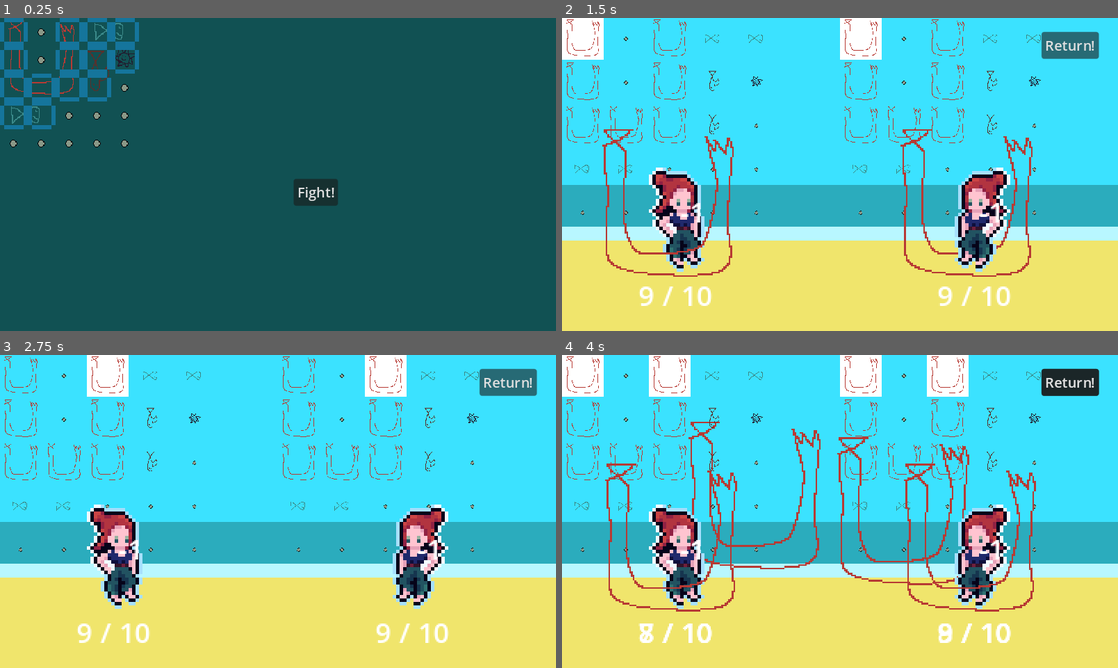
Above: before the commit, frames 1-4 (two rows, left to right).
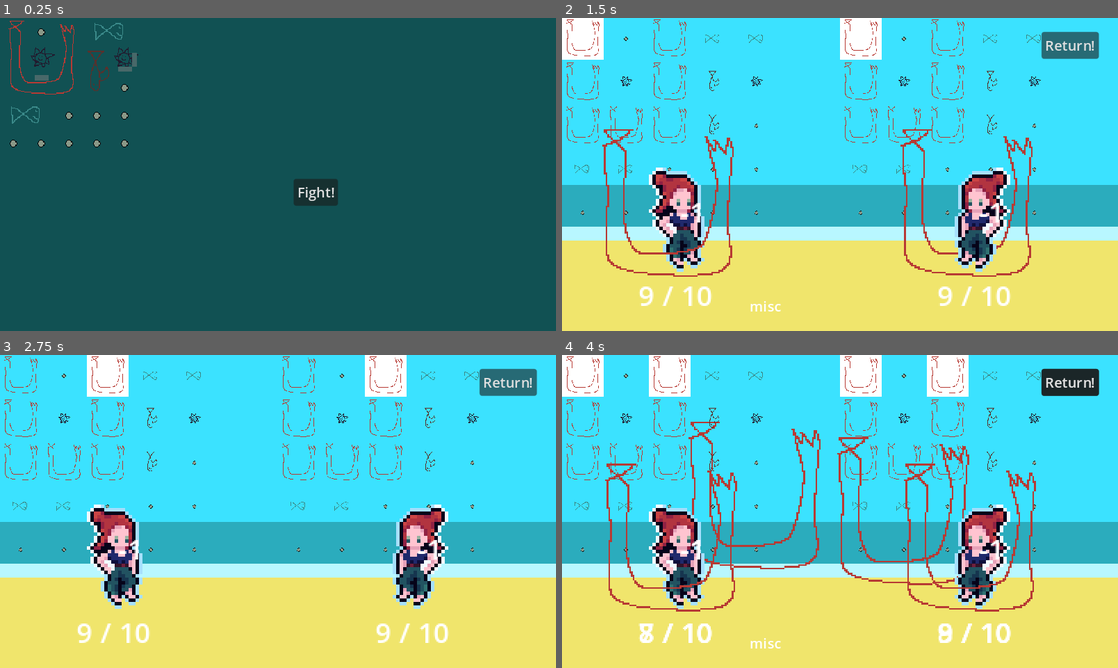
Above: after the commit, the same moments.

Repository: sandsq/fishfashionfight
Game: Godot game, scene res://inventory/inventory_container.tscn
Two runs of this game, one before a commit and one after it. Both use one fixed random seed, a clock stepped at 60 frames per second and the inputs below.
Inputs (mouse positions are in pixels of both pictures, inside the frame that each line leads up to):
- Up to frame 1 (0.25 s): no input
- Up to frame 2 (1.5 s): click "Fight!" at 0.5 s; click "Fight!" at 1.25 s
- Up to frame 3 (2.75 s): click "Fight!" at 2 s
- Up to frame 4 (4 s): move the mouse to (962, 495) at 2.77 s; tap Space (attack) at 2.85, 3.6 s; move the mouse to (728, 527) at 3.52 s

The runs differ from the first frame. In frame 1, 2.8% of the frame differs, in the area x 0-25%, y 0-36%; in frame 2, 0.1%; in frame 3, less than 0.1%; in frame 4, 0.1%.

Commit message:
Make shader correctly indicate if synergy is active and allow multiple synergies attached to the same fish part.

Diff:
--- a/battle.gd
+++ b/battle.gd
@@ -14,6 +14,7 @@
 @onready var enemy_inventory_display = $EnemyInventoryDisplay
 @onready var player = $Player
 @onready var enemy = $Enemy
+@onready var info_label = $InfoLabel
 
 # Called when the node enters the scene tree for the first time.
 func _ready():
@@ -54,15 +55,21 @@
 		indicator.global_position = \
 				display.get_child(current_fish_ind).global_position
 		if fish_part != null:
-			fish_part.process_received_synergy_data()
+			var synergies_activated = fish_part.process_received_synergy_data()
+			for s in synergies_activated:
+				if s != {}:
+					info_label.text += str(s)
+
 			await character.draw_weapon(fish_part)
 			await character.attack(opponent.global_position + Vector2(50, 50))
 			character.weapon.texture = null
 		else:
 			character.weapon.texture = null
+			info_label.text = ""
 		await get_tree().create_timer(
 				character.character_stats.attack_speed).timeout
 		current_fish_ind += 1
+
 
 
 
--- a/battle.tscn
+++ b/battle.tscn
@@ -79,6 +79,13 @@
 offset_bottom = 47.0
 text = "Return!"
 
+[node name="InfoLabel" type="Label" parent="."]
+offset_left = 216.0
+offset_top = 320.0
+offset_right = 256.0
+offset_bottom = 343.0
+text = "misc"
+
 [connection signal="pressed" from="Button" to="." method="_on_button_pressed"]
 
 [editable path="Enemy"]
--- a/fish/fish_part.gd
+++ b/fish/fish_part.gd
@@ -7,7 +7,8 @@
 var texture: Texture
 var adjacent_parts: Array = [null, null, null, null] ## north east south west
 var adjacent_synergies_to_provide: Array = [null, null, null, null]
-var received_synergy_data = {}
+## if something is in index 0, the fish giving it that synergy gave it from the north
+var received_synergy_data = [{}, {}, {}, {}]
 
 
 func perform_fish_part_action():
@@ -28,14 +29,16 @@
 func clear_received_synergy_data():
 	received_synergy_data = {}
 
-func set_received_synergy_data(new_received_synergy_data):
-	print("updated synergy data with %s" % new_received_synergy_data)
-	received_synergy_data = new_received_synergy_data
+func set_received_synergy_data(new_received_synergy_data, i):
+	print("updated synergy data with %s at %s" % [new_received_synergy_data, i])
+	received_synergy_data[i] = new_received_synergy_data
 
 func process_received_synergy_data():
 	#print("synergy data is %s" % received_synergy_data)
-	if received_synergy_data.has("damage_boost"):
-		damage = damage * received_synergy_data.damage_boost
+	for single_synergy_data in received_synergy_data:
+		if single_synergy_data.has("damage_boost"):
+			damage = damage * single_synergy_data.damage_boost
+	return received_synergy_data
 
 func set_adjacent_synergy_to_provide(data, ind):
 	if adjacent_parts[ind] != null:
--- a/global_utils.gd
+++ b/global_utils.gd
@@ -6,7 +6,8 @@
 static var INVENTORY_COLS = 5
 static var INVENTORY_SIZE = INVENTORY_ROWS * INVENTORY_COLS
 static var Synergy = preload("res://synergy.tscn")
-
+static var inactive_synergy_color = Plane(0.5, 0.5, 0.5, 0.5)
+static var active_synergy_color = Plane(0.2, 0.8, 0.6, 0.5)
 
 static func grid_to_index(grid_pos: Vector2) -> int:
 	var i = grid_pos.y * INVENTORY_ROWS + grid_pos.x
--- a/inventory/edge_highlight.gdshader
+++ b/inventory/edge_highlight.gdshader
@@ -3,23 +3,21 @@
 // top right bottom left
 uniform vec4 edge = vec4(0.0, 0.0,
 0.0, 0.0);
-uniform vec4 hl_color = vec4(0.5, 0.9, 0.7, 0.5);
+//uniform vec4 hl_color = vec4(0.5, 0.9, 0.7, 0.5);
+uniform vec4 top_hl_color = vec4(0.5, 0.5, 0.5, 0.5);
+uniform vec4 right_hl_color = vec4(0.5, 0.5, 0.5, 0.5);
+uniform vec4 bottom_hl_color = vec4(0.5, 0.5, 0.5, 0.5);
+uniform vec4 left_hl_color = vec4(0.5, 0.5, 0.5, 0.5);
+
 uniform vec2 grid_size = vec2(32.0, 32.0);
 uniform vec2 atlas_pos = vec2(0.0, 0.0);
 uniform vec2 atlas_size = vec2(32.0, 32.0);
 
-uniform float border_thickness_px = 5.0; // pixels
+uniform float border_thickness_px = 8.0; // pixels
+uniform float border_padding_px = 2.0;
 
 void vertex() {
 	// Called for every vertex the material is visible on.
-}
-
-vec2 region_from_texture(vec2 uv, vec2 size, vec4 region) {
-	return  region.zw + uv / size * region.xy;
-}
-
-vec2 texture_from_region(vec2 uv, vec2 size, vec4 region) {
-	return uv * size / region.xy - region.zw;
 }
 
 void fragment() {
@@ -30,28 +28,31 @@
 	float border_thickness_x_uv = border_thickness_px / sprite_width;
 	float border_thickness_y_uv = border_thickness_px / sprite_height;
 
+	float border_padding_x_uv = border_padding_px / sprite_width;
+	float border_padding_y_uv = border_padding_px / sprite_height;
+
 	vec2 bounds_x_uv = vec2(atlas_pos.x / sprite_width, (atlas_pos.x + grid_size.x) / sprite_width);
 	vec2 bounds_y_uv = vec2(atlas_pos.y / sprite_height, (atlas_pos.y + grid_size.y) / sprite_height);
 	bool horz_region = (UV.x >= bounds_x_uv[0] + border_thickness_x_uv) && (UV.x <= bounds_x_uv[1] - border_thickness_x_uv);
 	bool vert_region = (UV.y >= bounds_y_uv[0] + border_thickness_y_uv) && (UV.y <= bounds_y_uv[1] - border_thickness_y_uv);
 	if (edge.r >= 0.99) {
-		if ((UV.y <= bounds_y_uv[0] + border_thickness_y_uv) && horz_region) {
-			COLOR = hl_color;
+		if ((UV.y <= bounds_y_uv[0] + border_thickness_y_uv) && (UV.y >= bounds_y_uv[0] + border_padding_y_uv) && horz_region) {
+			COLOR = top_hl_color;
 		}
 	}
 	if (edge.g >= 0.99) {
-		if ((UV.x >= bounds_x_uv[1] - border_thickness_x_uv) && vert_region) {
-			COLOR = hl_color;
+		if ((UV.x >= bounds_x_uv[1] - border_thickness_x_uv) && (UV.x <= bounds_x_uv[1] - border_padding_x_uv) && vert_region) {
+			COLOR = right_hl_color;
 		}
 	}
 	if (edge.b >= 0.99) {
-		if ((UV.y >= bounds_y_uv[1] - border_thickness_y_uv) && horz_region) {
-			COLOR = hl_color;
+		if ((UV.y >= bounds_y_uv[1] - border_thickness_y_uv) && UV.y <= bounds_y_uv[1] - border_padding_y_uv && horz_region) {
+			COLOR = bottom_hl_color;
 		}
 	}
 	if (edge.a >= 0.99) {
-		if ((UV.x <= bounds_x_uv[0] + border_thickness_x_uv) && vert_region) {
-			COLOR = hl_color;
+		if ((UV.x <= bounds_x_uv[0] + border_thickness_x_uv) && (UV.x >= bounds_x_uv[0] + border_padding_x_uv) && vert_region) {
+			COLOR = left_hl_color;
 		}
 	}
 
--- a/inventory/inventory.gd
+++ b/inventory/inventory.gd
@@ -29,7 +29,7 @@
 		var ufish_part = ufish_parts[current_ind]
 		if current_ind == 5:
 			var testsynergy = Synergy.instantiate()
-			testsynergy.synergy_data = {"damage_boost": 8.0}
+			testsynergy.synergy_data = {"damage_boost": 8.0, "notes": "Only grants bonus to 2x1 fish."}
 			testsynergy.synergy_condition = func(test_val):
 					if not test_val.has("species"):
 						return false
@@ -67,9 +67,16 @@
 	var testsynergy4 = Synergy.instantiate()
 	testsynergy4.synergy_data = {"damage_boost": 2.0}
 	testpart.set_adjacent_synergy_to_provide(testsynergy4, 2)
+	var testsynergy42 = Synergy.instantiate()
+	testsynergy42.synergy_data = {"damage_boost": 3.0}
+	testpart.set_adjacent_synergy_to_provide(testsynergy42, 1)
 	fish_parts[9] = testpart
 
-
+	var fish5 = OneByOne.instantiate()
+	var arr5: Array[int] = [6]
+	fish5.set_absolute_arrangement_indexes(arr5)
+	var fish_parts5 = fish5.make_fish_parts()
+	fish_parts[6] = fish_parts5[0]
 
 func get_fish_part_at_index(i):
 	return fish_parts[i]
--- a/inventory/inventory_slot_display.gd
+++ b/inventory/inventory_slot_display.gd
@@ -13,6 +13,7 @@
 var Synergy = preload("res://synergy.tscn")
 var provided_synergies = [null, null, null, null]
 var hl_shader = preload("res://inventory/edge_highlight.gdshader")
+var shader_edges = Plane(0, 0, 0, 0)
 
 #@onready var inventory =
 @onready var fish_part_texture_rect = $FishPartTextureRect
@@ -22,6 +23,7 @@
 func _ready():
 	synergy_detector.area_entered.connect(_on_synergy_detector_entered)
 	synergy_detector.area_exited.connect(_on_synergy_detector_exited)
+
 
 func _process(_delta):
 	if should_update_preview:
@@ -61,56 +63,69 @@
 								Vector2(center_pos-visual_offset, center_pos))
 					self.add_child(indicator)
 		fish_part_texture_rect.texture = fish_part.texture
-		var testregion = fish_part_texture_rect.texture.region
-		print("atlas region, for use in shader, pos %s, size %s" % [testregion.position, testregion.size])
-		fish_part_texture_rect.material.shader = hl_shader
-		fish_part_texture_rect.material.set_shader_parameter("edge", Plane(1, 1, 1, 1))
-		fish_part_texture_rect.material.set_shader_parameter("atlas_pos", testregion.position)
+
 		associated_fish_part = fish_part
 		synergy_detector_shape.disabled = false
 		for i in associated_fish_part.adjacent_synergies_to_provide.size():
+			#print("shader edges %s, for %s" % [shader_edges, get_index()])
 			var synergy_to_provide = \
 						associated_fish_part.adjacent_synergies_to_provide[i]
 			#print("synergy to provide %s, index %s" % [synergy_to_provide, i])
 			if synergy_to_provide != null:
+				## duplicate doesn't duplicate variables
 				var synergy = GS.clone_synergy(synergy_to_provide)
-				## duplicate doesn't duplicate variables
-				#print("synergy data %s" % synergy.synergy_data)
+				synergy.mouse_entered.connect(_on_mouse_entered_synergy_zone
+						.bind(synergy.synergy_data))
+				synergy.attached_to = self
 				var synergy_collision_shape = CollisionShape2D.new()
 				var synergy_shape = RectangleShape2D.new()
-				#var indicator = ColorRect.new()
-				#indicator.color = Color(1.0, 0, 0, 0.5)
-				#print("synergy %s, synergy shape %s"
-						#% [synergy, synergy_shape])
+				#print("synergy %s, synergy shape %s, data"
+						#% [synergy, synergy_shape, synergy.synergy_data])
 				var center = Vector2(GS.GRID_SIZE / 2.0, GS.GRID_SIZE / 2.0)
-				var offset = 18
-				var horz_shape = Vector2(16, 4)
-				var vert_shape = Vector2(4, 16)
+				var offset = 12
+				var horz_shape = Vector2(16, 12)
+				var vert_shape = Vector2(12, 16)
+				var texture_region = fish_part_texture_rect.texture.region
+				var inactive_colors: Array[Plane] = [GS.inactive_synergy_color, GS.inactive_synergy_color, GS.inactive_synergy_color, GS.inactive_synergy_color]
+				print("atlas region, for use in shader, pos %s, size %s"
+						% [texture_region.position, texture_region.size])
+				var single_edge_info = Plane() # if a move happened that only activates one synergy, only show that synergy
 				if i == 0:
 					synergy_shape.size = horz_shape
-					#indicator.custom_minimum_size = horz_shape
 					synergy.set_position(center + Vector2(0, -offset))
-					#indicator.set_position(center + Vector2(0, -offset))
+					single_edge_info = Plane(1, 0, 0, 0)
+					shader_edges = Plane(shader_edges.x + 1, shader_edges.y, shader_edges.z, shader_edges.d) # ensure all edges of a fish get indicated
+					create_shader(fish_part_texture_rect, shader_edges,
+							inactive_colors, texture_region.position)
 				elif i == 1:
 					synergy_shape.size = vert_shape
-					#indicator.custom_minimum_size = vert_shape
 					synergy.set_position(center + Vector2(offset, 0))
-					#indicator.set_position(center + Vector2(offset, 0))
+					shader_edges = Plane(shader_edges.x, shader_edges.y + 1, shader_edges.z, shader_edges.d)
+					single_edge_info = Plane(0, 1, 0, 0)
+					create_shader(fish_part_texture_rect, shader_edges,
+							inactive_colors, texture_region.position)
 				elif i == 2:
-					#indicator.custom_minimum_size = horz_shape
-					#indicator.scale = Vector2(1, 0.5)
+					single_edge_info = Plane(0, 0, 1, 0)
+					synergy_shape.size = horz_shape
 					synergy.set_position(center + Vector2(0, offset))
-					#indicator.set_position(center + Vector2(0, offset))
+					shader_edges = Plane(shader_edges.x, shader_edges.y, shader_edges.z + 1, shader_edges.d)
+					create_shader(fish_part_texture_rect, shader_edges,
+							inactive_colors, texture_region.position)
 				elif i == 3:
 					synergy_shape.size = vert_shape
-					#indicator.custom_minimum_size = vert_shape
 					synergy.set_position(center + Vector2(-offset, 0))
-					#indicator.set_position(center + Vector2(-offset, 0))
+					single_edge_info = Plane(0, 0, 0, 1)
+					shader_edges = Plane(shader_edges.x, shader_edges.y, shader_edges.z, shader_edges.d + 1)
+					create_shader(fish_part_texture_rect, shader_edges,
+							inactive_colors, texture_region.position)
 
 				synergy_collision_shape.shape = synergy_shape
+				#synergy.area_entered.connect(_on_synergy_hitbox_hit_something)
+				#synergy.area_exited.connect(_on_synergy_hitbox_left_something)
 				synergy.add_child(synergy_collision_shape)
 				#self.add_child(indicator)
 				provided_synergies[i] = synergy
+				synergy.edge_info = single_edge_info
 				add_child(synergy)
 
 	else:
@@ -123,6 +138,39 @@
 			var provided_synergy = provided_synergies[i]
 			if provided_synergy != null:
 				remove_child(provided_synergy)
+				provided_synergy.queue_free()
+
+func create_shader(obj, edge: Plane, colors: Array[Plane], atlas_position: Vector2):
+	obj.material.shader = hl_shader
+	obj.material.set_shader_parameter("edge", edge)
+	obj.material.set_shader_parameter("top_hl_color", colors[0])
+	obj.material.set_shader_parameter("right_hl_color", colors[1])
+	obj.material.set_shader_parameter("bottom_hl_color", colors[2])
+	obj.material.set_shader_parameter("left_hl_color", colors[3])
+	obj.material.set_shader_parameter("atlas_pos", atlas_position)
+
+func set_colors_cascading(obj, edge: Plane, color=GS.active_synergy_color):
+
+	if edge.x >= 0.99: # top flag
+		print("setting top color %s" % color)
+		obj.material.set_shader_parameter("top_hl_color", color)
+	#else:
+		#obj.material.set_shader_parameter("top_hl_color", GS.inactive_synergy_color)
+	if edge.y >= 0.99: # right flag
+		print("setting right color %s" % color)
+		obj.material.set_shader_parameter("right_hl_color", color)
+	#else:
+		#obj.material.set_shader_parameter("right_hl_color", GS.inactive_synergy_color)
+	if edge.z >= 0.99: # bottom flag
+		print("setting bottom color %s" % color)
+		obj.material.set_shader_parameter("bottom_hl_color", color)
+	#else:
+		#obj.material.set_shader_parameter("bottom_hl_color", GS.inactive_synergy_color)
+	if edge.d >= 0.99: # left flag
+		print("setting left color %s" % color)
+		obj.material.set_shader_parameter("left_hl_color", color)
+	#else:
+		#obj.material.set_shader_parameter("left_hl_color", GS.inactive_synergy_color)
 
 
 func _get_drag_data(_position):
@@ -139,14 +187,15 @@
 		print("absolute indexes when getting drag data %s" % [absolute_indexes])
 		inventory.remove_fish_parts(absolute_indexes)
 
+		var drag_preview = Control.new()
 
 		icon_preview = TextureRect.new()
 		icon_preview.texture = fish.texture
 		icon_preview.visible = false
-		#icon_preview.mouse_filter = MOUSE_FILTER_PASS
-		var drag_preview = Control.new() # TextureRect.new()
+		icon_preview.material = ShaderMaterial.new()
+		#create_shader(icon_preview, Plane(1, 1, 1, 1), Plane(1.0, 0.5, 0.4, 0.5), Vector2.ZERO)
 		drag_preview.add_child(icon_preview)
-		#drag_preview.mouse_filter = MOUSE_FILTER_PASS
+
 		should_update_preview = true
 		set_drag_preview(drag_preview)
 
@@ -221,15 +270,33 @@
 
 	inventory.drag_data = null
 
+func plane_to_index(p: Plane):
+	if p.x >= 0.99:
+		return 0
+	if p.y >= 0.99:
+		return 1
+	if p.z >= 0.99:
+		return 2
+	if p.d >= 0.99:
+		return 3
 
 func _on_synergy_detector_entered(area):
-
+	if area.attached_to == self:
+		print("intersecting with self, don't do anything")
+		return
 	var fish = associated_fish_part.get_parent_fish()
 	var data = {"species": fish.species}
 	print("potential candidate for synergy, I am index %s, the identity of the area is %s, the data is %s" % [get_index(), area, data])
 	if area.synergy_condition.call(data):
-		associated_fish_part.set_received_synergy_data(area.synergy_data)
-
-func _on_synergy_detector_exited(_area):
+		set_colors_cascading(area.attached_to.fish_part_texture_rect, area.edge_info)
+		associated_fish_part.set_received_synergy_data(area.synergy_data, plane_to_index(area.edge_info))
+
+func _on_synergy_detector_exited(area):
 	print("removing candidate for synergy, I am index %s" % [get_index()])
-	associated_fish_part.set_received_synergy_data({})
+	for s in associated_fish_part.received_synergy_data:
+		print(area.edge_info)
+	set_colors_cascading(area.attached_to.fish_part_texture_rect, area.edge_info, GS.inactive_synergy_color)
+	associated_fish_part.set_received_synergy_data({}, plane_to_index(area.edge_info))
+
+func _on_mouse_entered_synergy_zone(synergy_data):
+	print("show tooltip here %s" % [synergy_data])
--- a/inventory/inventory_slot_display.tscn
+++ b/inventory/inventory_slot_display.tscn
@@ -7,12 +7,16 @@
 [sub_resource type="ShaderMaterial" id="ShaderMaterial_jltmo"]
 resource_local_to_scene = true
 shader = ExtResource("2_7qo04")
-shader_parameter/edge = Vector4(1, 1, 1, 1)
-shader_parameter/hl_color = Vector4(0.1, 0.6, 0.9, 0.5)
+shader_parameter/edge = Vector4(0, 0, 0, 0)
+shader_parameter/top_hl_color = Vector4(0.5, 0.5, 0.5, 0.5)
+shader_parameter/right_hl_color = Vector4(0.5, 0.5, 0.5, 0.5)
+shader_parameter/bottom_hl_color = Vector4(0.5, 0.5, 0.5, 0.5)
+shader_parameter/left_hl_color = Vector4(0.5, 0.5, 0.5, 0.5)
 shader_parameter/grid_size = Vector2(32, 32)
 shader_parameter/atlas_pos = Vector2(0, 0)
 shader_parameter/atlas_size = Vector2(32, 32)
-shader_parameter/border_thickness_px = 5.0
+shader_parameter/border_thickness_px = 8.0
+shader_parameter/border_padding_px = 2.0
 
 [sub_resource type="RectangleShape2D" id="RectangleShape2D_x03e8"]
 size = Vector2(30, 30)
@@ -21,6 +25,7 @@
 offset_right = 32.0
 offset_bottom = 32.0
 script = ExtResource("1_xjjg0")
+display_debug_adjacents = null
 
 [node name="FishPartTextureRect" type="TextureRect" parent="."]
 material = SubResource("ShaderMaterial_jltmo")
--- a/synergy.gd
+++ b/synergy.gd
@@ -4,3 +4,5 @@
 var synergy_condition: Callable = func(data):
 		print("the synergy condition is using this data %s" % data)
 		return true
+var attached_to = null
+var edge_info = null
